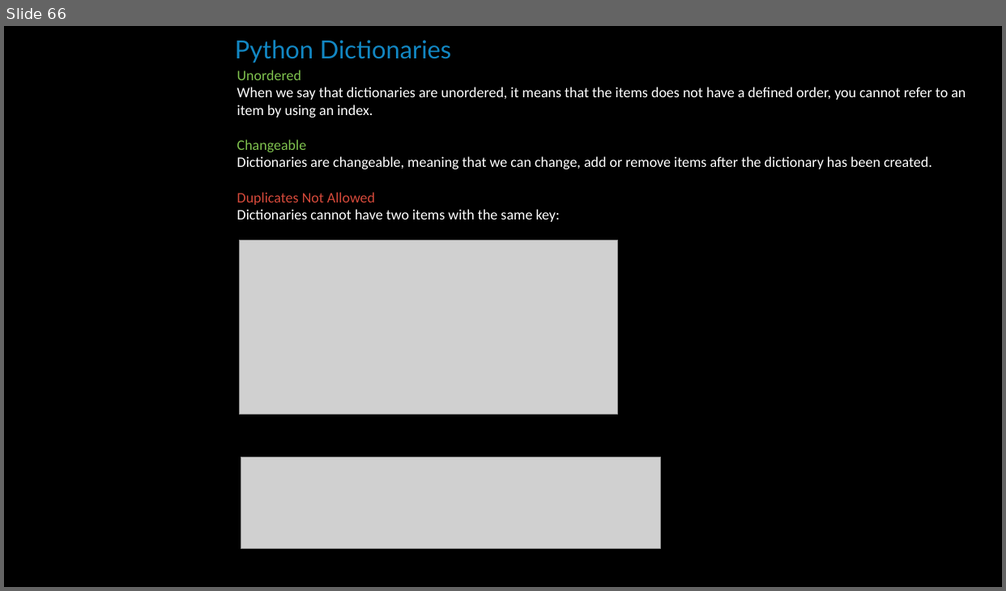
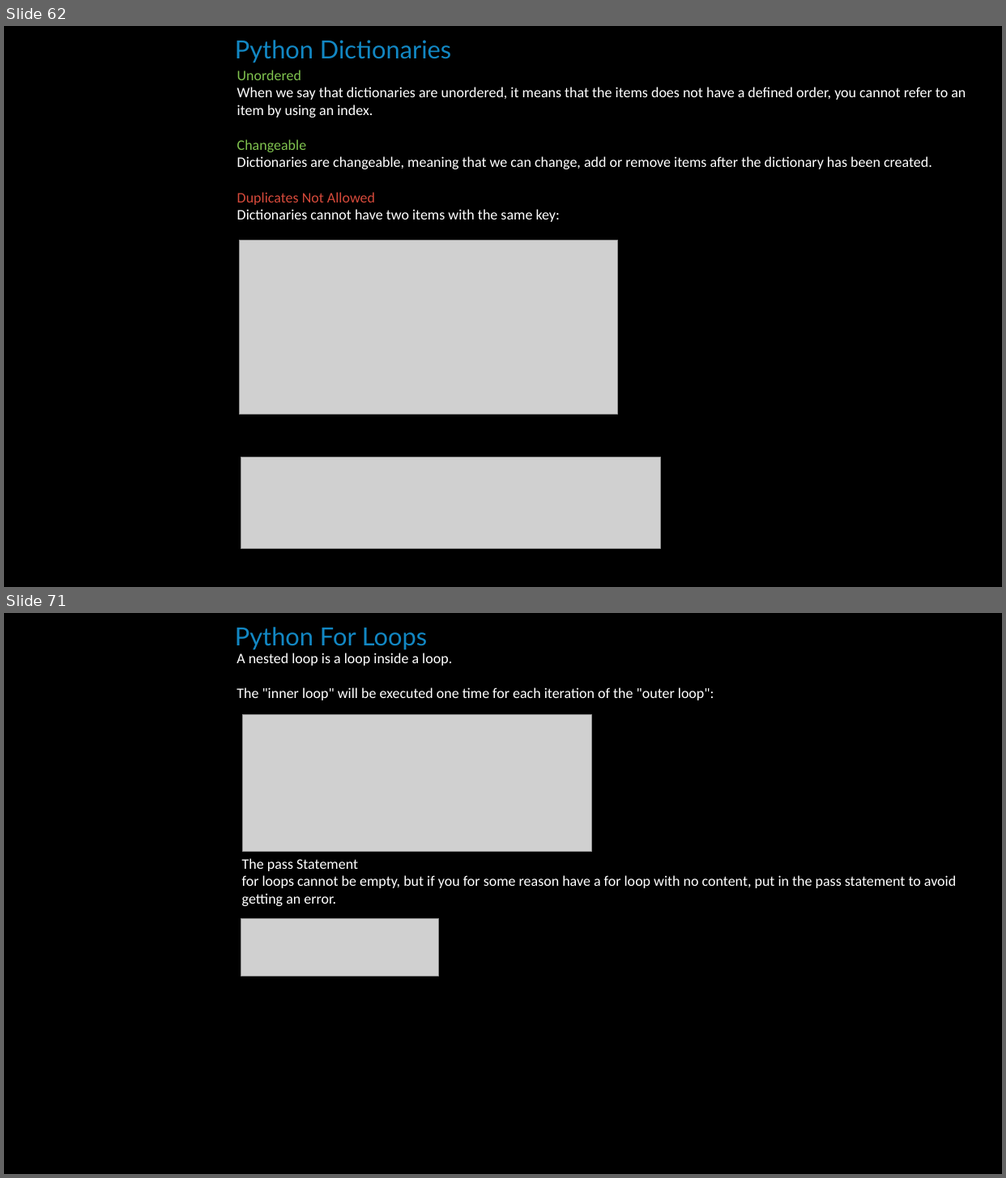
Before and after one commit to simon-pikalov/Ariel_OOP_2020, a slide deck: Classes/week_09/TA/simon_group/oop9.pptx. Shown one above the other, each under a label of ours: slide 66 before the commit, slides 62 and 71 after it; the slides between them are not shown. The pictures are 1006x591 and 1006x1178 pixels, drawn with LibreOffice and Linux fonts; fonts in the diff are those of the drawing; grey boxes stand for pictures; background and template pictures are left out. Boxes give left, top, right and bottom in pixels: in the first picture for what was removed or moved away, otherwise in the second. Text is boxed around its words. In the diff, an @@ line names an element or a change of style, - is before the commit and + after.

```diff
--- a/Classes/week_09/TA/simon_group/oop9.pptx
+++ b/Classes/week_09/TA/simon_group/oop9.pptx
@@ slide 71 added at (x1=4, y1=613, x2=1002, y2=1174), background #000000 @@
@@ text added at (x1=235, y1=627, x2=427, y2=650), 24 pt, text #1287C3 @@
+Python For Loops
@@ text added at (x1=236, y1=653, x2=714, y2=700), 14 pt, text #FFFFFF @@
+A nested loop is a loop inside a loop.
+The "inner loop" will be executed one time for each iteration of the "outer loop":
@@ picture added at (x1=243, y1=715, x2=592, y2=851) @@
@@ text added at (x1=242, y1=858, x2=956, y2=906), 14 pt, text #FFFFFF @@
+The pass Statement
+for loops cannot be empty, but if you for some reason have a for loop with no content, put in the pass statement to avoid getting an error.
@@ picture added at (x1=241, y1=918, x2=439, y2=976) @@
@@ what was slide 66 is now slide 62 @@
```
Also in this commit, not shown: 3 slides changed, 20 other slides added, 3 slides removed, 3 other files.
